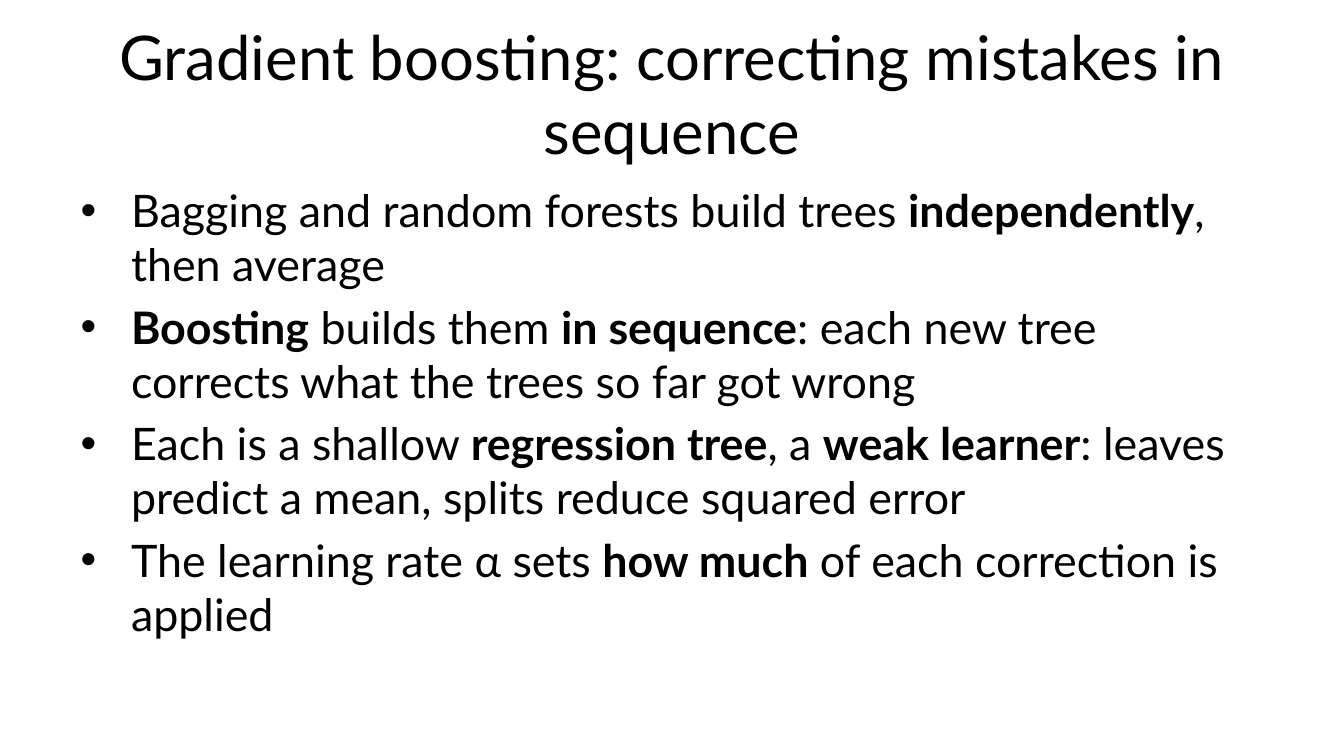
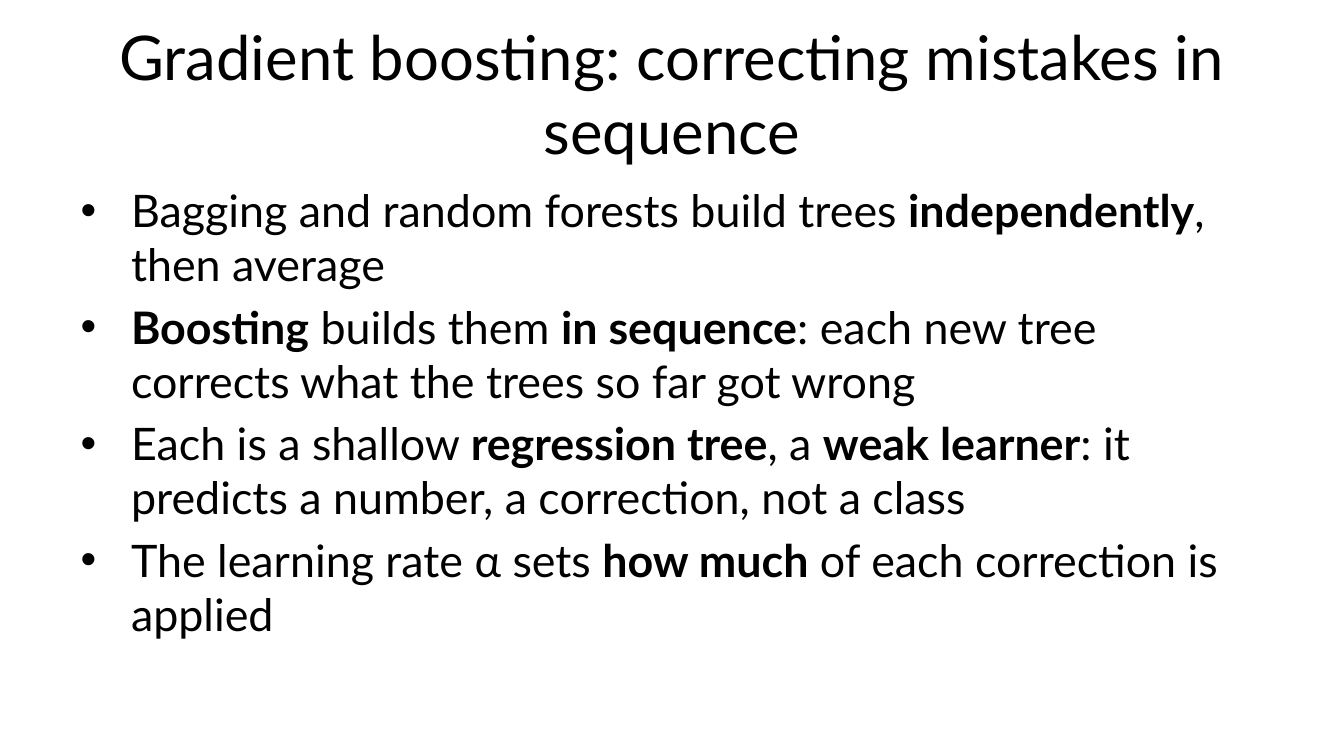
Before and after one commit to fabioantonini/technologies-for-artificial-intelligence, a slide deck: slide 40 of Lessons/07_trees_and_ensembles/Slides/trees_and_ensembles_slides.pptx (slide 39 before the commit). Drawn at 1344x756 pixels with LibreOffice and Linux fonts; fonts in the diff are those of the drawing; background and template pictures are left out. Boxes give left, top, right and bottom in pixels: in the first picture for what was removed or moved away, otherwise in the second. Text is boxed around its words. In the diff, an @@ line names an element or a change of style, - is before the commit and + after.

```diff
--- a/Lessons/07_trees_and_ensembles/Slides/trees_and_ensembles_slides.pptx
+++ b/Lessons/07_trees_and_ensembles/Slides/trees_and_ensembles_slides.pptx
@@ text at [131,426,1130,522]: text changed @@
-• Each is a shallow regression tree, a weak learner: leaves predict a mean, splits reduce squared error
+• Each is a shallow regression tree, a weak learner: it predicts a number, a correction, not a class
```
Also in this commit, not shown: 11 other slides changed, 2 slides added, 1 slide removed, 17 other files.
